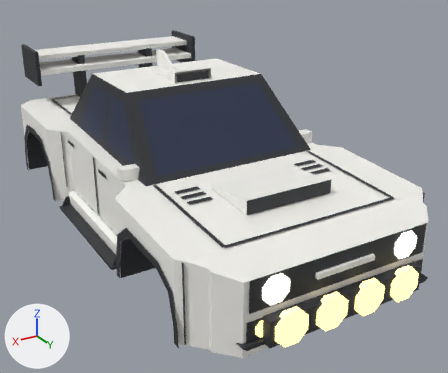
Before and after pictures for a commit that changed the FBX model assets/meshes/hoshi/Hoshi.fbx.
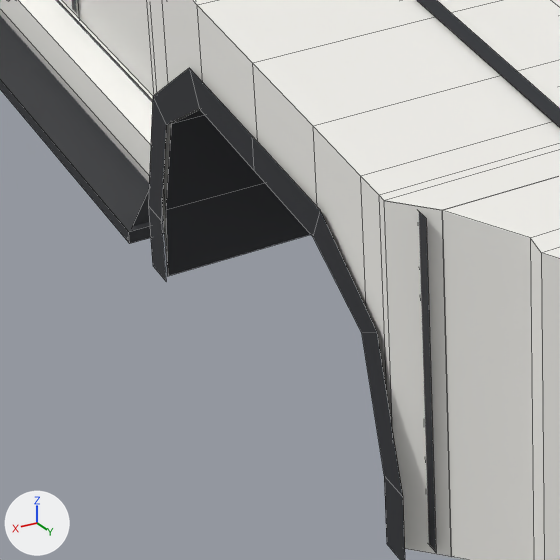
The first picture shows the older version from a 50 mm lens placed at (7.73, 14.73, 6.38), pointed at (-0.44, 1.11, -0.44). The close-ups show the older and then the newer version on the part from 18% to 48% of the width and 57% to 93% of the height of that picture. Only the edits that show in the close-ups are written down. The lights are fixed; the arrows at lower left show +X, +Y and +Z. The close-ups show mesh edges as thin lines.

Script lines for the objects in view, before the commit:
```python
me_archlip_fr = bpy.data.meshes.new('ArchLip_FR')
me_archlip_fr.from_pydata(...)  # 18 vertices, 8 faces; spans x 3.33, y 2.45..5.65, z -1.42..0.21
me_archlip_fr.materials.append(mat_trim)  # dark grey #2f3035
me_door_fr = bpy.data.meshes.new('Door_FR')
me_door_fr.from_pydata([(3.11, 2.4, -1.42), (2.82, 2.1, -1.42), (3.11, 2.4, 0.66), (2.82, 2.1, 0.67), (2.82, 0.0, -1.42), (2.82, 0.0, 0.73)], [], [(2, 3, 1, 0), (3, 5, 4, 1)])
me_door_fr.materials.append(mat_body)  # white #f7f6f1
me_opt_skirts_blade_accsideblade_r = bpy.data.meshes.new('Opt_Skirts_Blade_AccSideBlade_R')
me_opt_skirts_blade_accsideblade_r.from_pydata(...)  # 16 vertices, 8 faces; spans x 2.82..3.32, y -2.05..2.05, z -1.48..-1.12
me_opt_skirts_blade_accsideblade_r.materials.append(mat_trim)  # dark grey #2f3035
ob_archlip_fr = bpy.data.objects.new('ArchLip_FR', me_archlip_fr)
ob_archlip_fr.location = (0.0, 0.0, 0.0)
ob_door_fr = bpy.data.objects.new('Door_FR', me_door_fr)
ob_door_fr.location = (0.0, 0.0, 0.0)
ob_opt_skirts_blade_accsideblade_r = bpy.data.objects.new('Opt_Skirts_Blade_AccSideBlade_R', me_opt_skirts_blade_accsideblade_r)
ob_opt_skirts_blade_accsideblade_r.location = (0.0, 0.0, 0.0)
# also in view: 'Underbody' at (0.0, 0.1, -0.59); 'Ink_BumpF_R' at (3.19, 5.65, -0.44); 'Ink_Hood' at (0.0, 4.05, 0.61); 'Opt_Skirts_Side_AccSkirt_R' at (2.92, 0.0, -1.22); 'Hood' at (0.0, 4.05, 0.58)
```
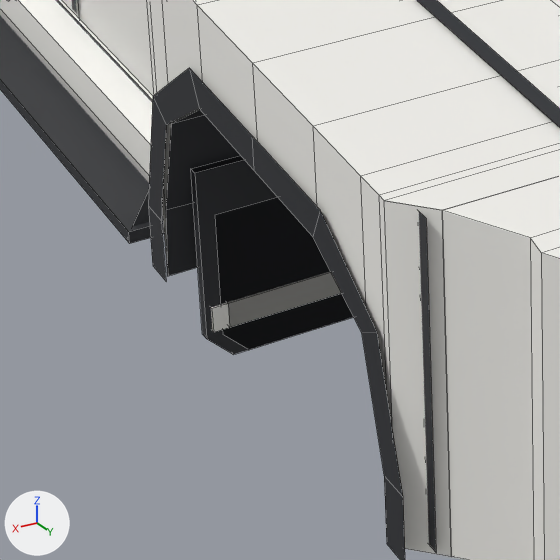
Diff of the bpy script that builds the scene:
```diff
--- a/assets/meshes/hoshi/Hoshi.fbx.py
+++ b/assets/meshes/hoshi/Hoshi.fbx.py
@@ me_opt_mudflaps_rally_accmudflapsband @@
+me_opt_mudflaps_rally_accmudflapsband.from_pydata(...)  # a box spanning x 2.14..3.02, y 2.7..2.8, z -1.75..-1.59; a box spanning x -3.02..-2.14, y 2.7..2.8, z -1.75..-1.59; a box spanning x 2.14..3.02, y -5.4..-5.3, z -1.75..-1.59; a box spanning x -3.02..-2.14, y -5.4..-5.3, z -1.75..-1.59
+me_opt_mudflaps_rally_accmudflapsband.materials.append(mat_body)  # white #f7f6f1
@@ me_opt_mudflaps_long_accmudflapslongband @@
+me_opt_mudflaps_long_accmudflapslongband.from_pydata(...)  # a box spanning x 2.04..3.12, y 2.7..2.8, z -1.75..-1.59; a box spanning x -3.12..-2.04, y 2.7..2.8, z -1.75..-1.59; a box spanning x 2.04..3.12, y -5.4..-5.3, z -1.75..-1.59; a box spanning x -3.12..-2.04, y -5.4..-5.3, z -1.75..-1.59
+me_opt_mudflaps_long_accmudflapslongband.materials.append(mat_body)  # white #f7f6f1
@@ me_opt_mudflaps_rally_accmudflaps @@
+me_opt_mudflaps_rally_accmudflaps.from_pydata(...)  # 40 vertices, 28 faces; spans x -3.06..3.06, y -5.38..2.78, z -1.95..-1.0
+me_opt_mudflaps_rally_accmudflaps.materials.append(mat_trim)  # dark grey #2f3035
@@ me_opt_mudflaps_long_accmudflapslong @@
+me_opt_mudflaps_long_accmudflapslong.from_pydata(...)  # 40 vertices, 28 faces; spans x -3.16..3.16, y -5.38..2.78, z -1.95..-0.7
+me_opt_mudflaps_long_accmudflapslong.materials.append(mat_trim)  # dark grey #2f3035
@@ ob_opt_mudflaps_rally_accmudflapsband @@
+ob_opt_mudflaps_rally_accmudflapsband = bpy.data.objects.new('Opt_Mudflaps_Rally_AccMudflapsBand', me_opt_mudflaps_rally_accmudflapsband)
+ob_opt_mudflaps_rally_accmudflapsband.location = (0.0, 0.0, 0.0)
@@ ob_opt_mudflaps_long_accmudflapslongband @@
+ob_opt_mudflaps_long_accmudflapslongband = bpy.data.objects.new('Opt_Mudflaps_Long_AccMudflapsLongBand', me_opt_mudflaps_long_accmudflapslongband)
+ob_opt_mudflaps_long_accmudflapslongband.location = (0.0, 0.0, 0.0)
@@ ob_opt_mudflaps_rally_accmudflaps @@
+ob_opt_mudflaps_rally_accmudflaps = bpy.data.objects.new('Opt_Mudflaps_Rally_AccMudflaps', me_opt_mudflaps_rally_accmudflaps)
+ob_opt_mudflaps_rally_accmudflaps.location = (0.0, 0.0, 0.0)
@@ ob_opt_mudflaps_long_accmudflapslong @@
+ob_opt_mudflaps_long_accmudflapslong = bpy.data.objects.new('Opt_Mudflaps_Long_AccMudflapsLong', me_opt_mudflaps_long_accmudflapslong)
+ob_opt_mudflaps_long_accmudflapslong.location = (0.0, 0.0, 0.0)
```

Where the change shows, as pixel boxes (x1, y1, x2, y2) in the close-ups (560 x 560 px):
'Opt_Mudflaps_Long_AccMudflapsLong', added
    after: (191, 156, 353, 354)
'Opt_Mudflaps_Rally_AccMudflaps', added
    after: (215, 198, 353, 350)
'Opt_Mudflaps_Rally_AccMudflapsBand', added
    after: (228, 272, 341, 327)
'Opt_Mudflaps_Long_AccMudflapsLongBand', added
    after: (211, 273, 341, 332)
